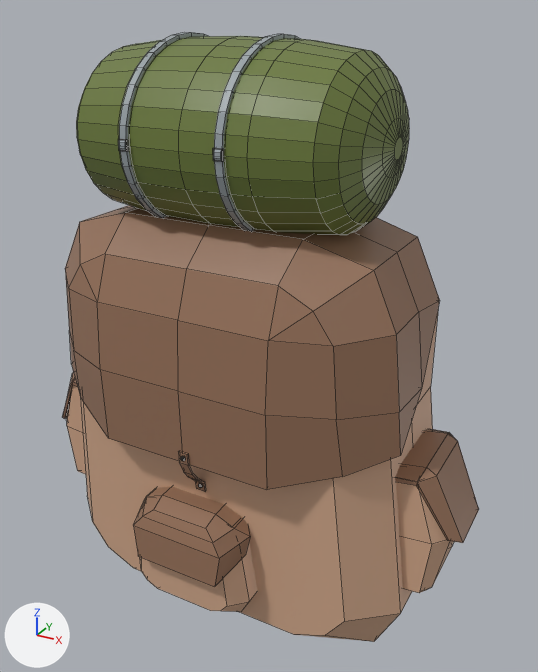
The FBX model Assets/3d model/Assets/Assets/Backpack w_ Sleeping bag.fbx as it was, and as the next commit left it.
The view is the same before and after, from a 50 mm camera at (2.01, -3.1, 2.11) aimed at (0.17, 0.25, 0.43). The lights are fixed; the arrows at lower left show +X, +Y and +Z. The first picture is the older version. Mesh edges are drawn as thin lines. Vertices at exactly the same position are counted once.

Names of what the first picture shows: 'Backpack'.
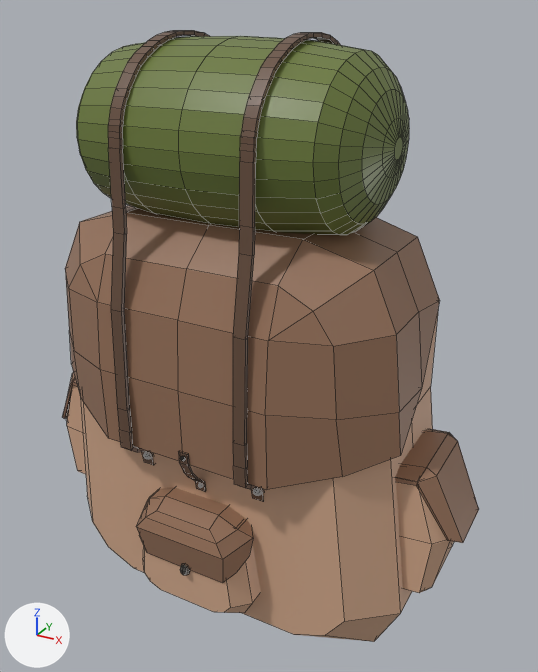
Edits to the bpy script that builds the scene:
```text
Add mat_strap:
    mat_strap = principled_material('Strap')
    mat_strap.base_color = (0.139, 0.0777, 0.0484)  # brown #684f3e
    mat_strap.roughness = 0.4
Change me_cube_013:
    used by ob_backpack; location = (0.0, 0.0, 0.0)
    remove me_cube_013.from_pydata(...)  # 1289 vertices, 1299 faces; spans x -1.19..1.42, y -0.64..1.11, z -1.11..2.01
    add me_cube_013.from_pydata(...)  # 1523 vertices, 1683 faces; spans x -1.19..1.42, y -0.63..1.11, z -1.11..2.01
    me_cube_013 part 1: a new loose piece, an icosphere of 80 faces spanning x 0.445..0.492, y -0.43..-0.385, z -0.12..-0.073, in mat_button (dark grey #4b4945)
    me_cube_013 part 2: the loose piece of 48 vertices spanning x -0.26..0.46, y -0.58..-0.25, z -0.87..-0.27 is rebuilt with 22 vertices and now spans x -0.23..0.46, y -0.63..-0.37, z -0.58..-0.25, in mat_cover (brown #97725a)
    me_cube_013 part 3: a new loose piece of 164 vertices spanning x -0.24..-0.18, y -0.58..0.67, z -0.15..2.01, in mat_strap (brown #684f3e)
    me_cube_013 part 4: a new loose piece of 164 vertices spanning x 0.44..0.5, y -0.58..0.67, z -0.15..2.01, in mat_strap (brown #684f3e)
    me_cube_013 part 5: a new loose piece of 26 vertices spanning x 0.11..0.16, y -0.62..-0.57, z -0.62..-0.55, in mat_button (dark grey #4b4945)
    me_cube_013 part 6: the loose piece of 128 vertices spanning x 0.31..0.34, y -0.47..0.62, z 1.1..2.01 is deleted
    me_cube_013 part 7: the loose piece of 16 vertices spanning x -0.19..-0.15, y -0.47..-0.44, z 1.53..1.58 is deleted
    me_cube_013 part 8: the loose piece of 16 vertices spanning x 0.3..0.35, y -0.47..-0.44, z 1.53..1.58 is deleted
    me_cube_013 part 9
    18 vertices are removed from x -0.25..0.44, y -0.64..-0.37, z -0.58..-0.25
    15 faces are deleted
    1 vertex moves from x 0.38, y -0.37, z -0.3 to x 0.33, y -0.58, z -0.35
    34 vertices are added at x -0.24..0.48, y -0.58..-0.25, z -0.87..-0.27
    12 new vertices lie (0.0, 0.13, 0.0) away from vertices in x -0.24..0.48, y -0.49, z -0.87..-0.27
    38 new faces join them, mat_backpack (beige #d2a98c)
    me_cube_013 part 10
    128 vertices are removed from x -0.19..-0.15, y -0.47..0.62, z 1.1..2.01
    128 faces are deleted
    me_cube_013 part 11: 108 faces spanning x -0.41..0.62, y -0.55..1.11, z -0.63..0.69 switch from mat_cover (brown #97725a) to mat_strap (brown #684f3e)
    other edits to the shape of me_cube_013 do not show in these pictures
    remove me_cube_013.materials.append(mat_material)  # grey #9aa3a8
```

Pixel boxes [x1, y1, x2, y2] of what changed, in the pictures (538 x 672 px):
'Backpack', reshaped
    before: [62, 32, 479, 642]
    after: [62, 30, 479, 642]
part 1 of me_cube_013, added
    after: [253, 489, 261, 496]
part 2 of me_cube_013, rebuilt
    before: [140, 543, 257, 612]
    after: [136, 487, 253, 583]
part 3 of me_cube_013, added
    after: [108, 30, 209, 465]
part 4 of me_cube_013, added
    after: [233, 32, 340, 502]
part 5 of me_cube_013, added
    after: [180, 564, 190, 575]
part 6 of me_cube_013, deleted
    before: [214, 34, 300, 231]
part 7 of me_cube_013, deleted
    before: [118, 139, 130, 151]
part 8 of me_cube_013, deleted
    before: [213, 148, 225, 162]
part 9 of me_cube_013, reshaped
    before: [133, 486, 250, 587]
    after: [143, 543, 261, 613]
part 10 of me_cube_013, deleted
    before: [119, 32, 207, 218]
part 11 of me_cube_013, recoloured
    both: [178, 451, 206, 492]
